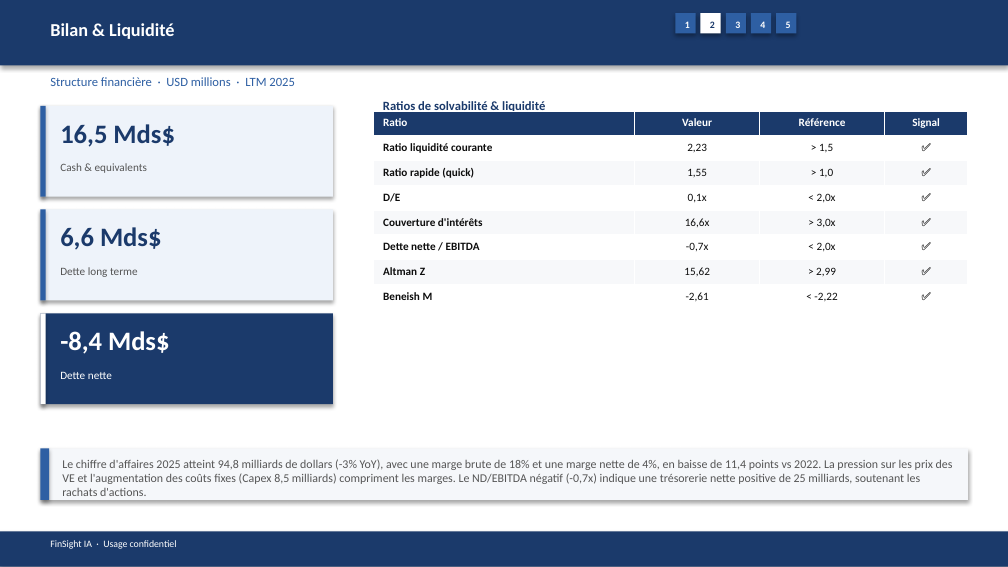
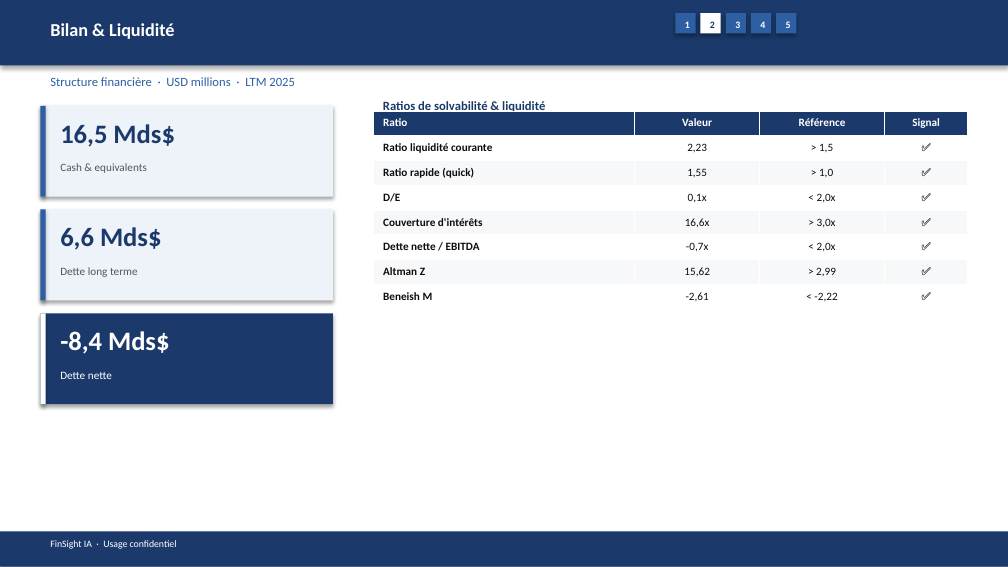
Before and after one commit to baptistejeh07-art/finsight-ia, a slide deck: slide 9 of preview/TSLA/TSLA_pitchbook.pptx. Drawn at 1008x567 pixels with LibreOffice and Linux fonts; fonts in the diff are those of the drawing. Boxes give left, top, right and bottom in pixels: in the first picture for what was removed or moved away, otherwise in the second. Text is boxed around its words. In the diff, an @@ line names an element or a change of style, - is before the commit and + after.

```diff
--- a/preview/TSLA/TSLA_pitchbook.pptx
+++ b/preview/TSLA/TSLA_pitchbook.pptx
@@ rectangle removed at box(40, 449, 968, 500) @@
@@ rectangle removed at box(40, 449, 49, 500) @@
@@ text removed at box(62, 459, 953, 501) @@
-Le chiffre d'affaires 2025 atteint 94,8 milliards de dollars (-3% YoY), avec une marge brute de 18% et une marge nette de 4%, en baisse de 11,4 points vs 2022. La pression sur les prix des VE et l'augmentation des coûts fixes (Capex 8,5 milliards) compriment les marges. Le ND/EBITDA négatif (-0,7x) indique une trésorerie nette positive de 25 milliards, soutenant les rachats d'actions.
```
Also in this commit, not shown: 15 other slides changed, 4 other files.
